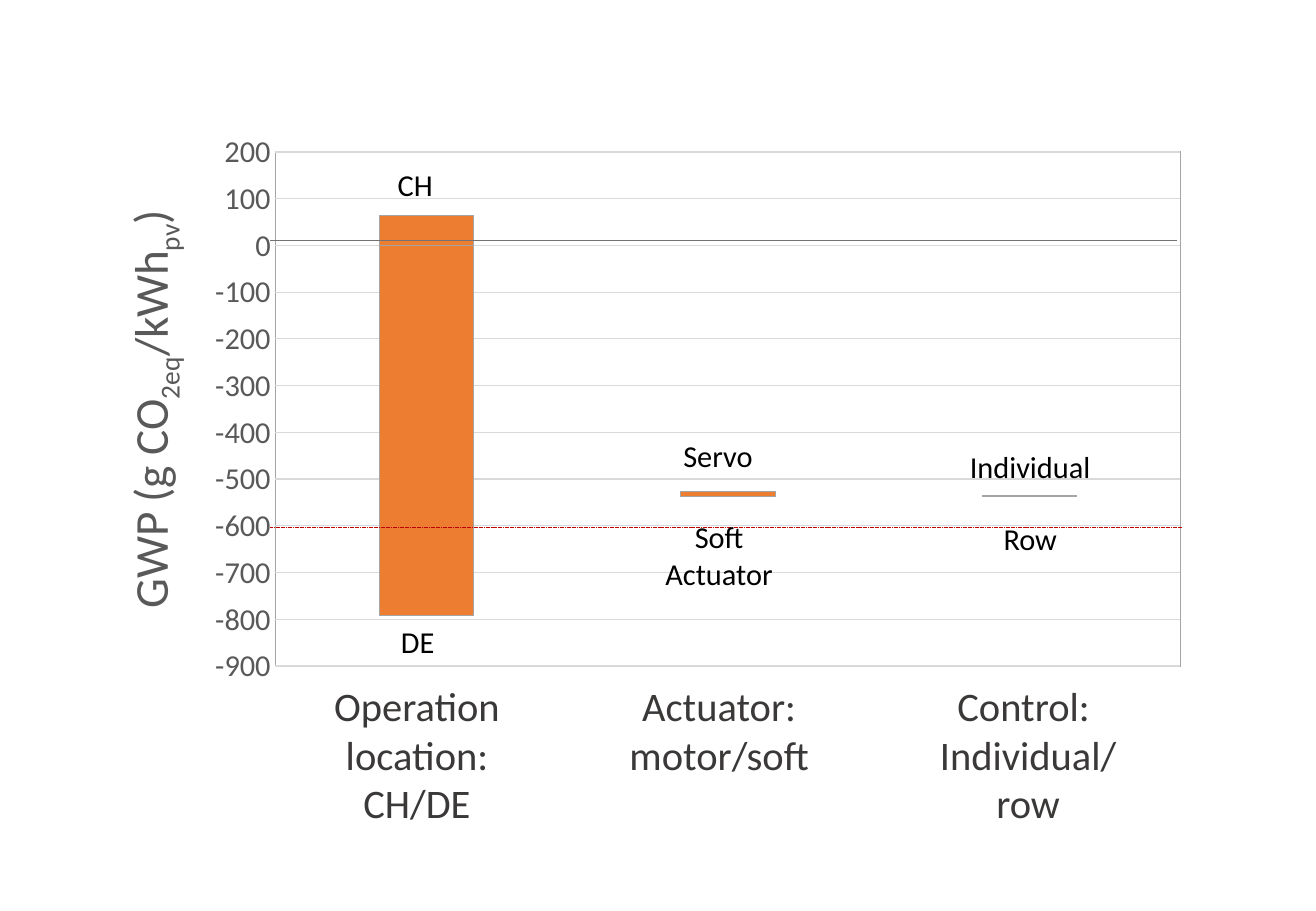
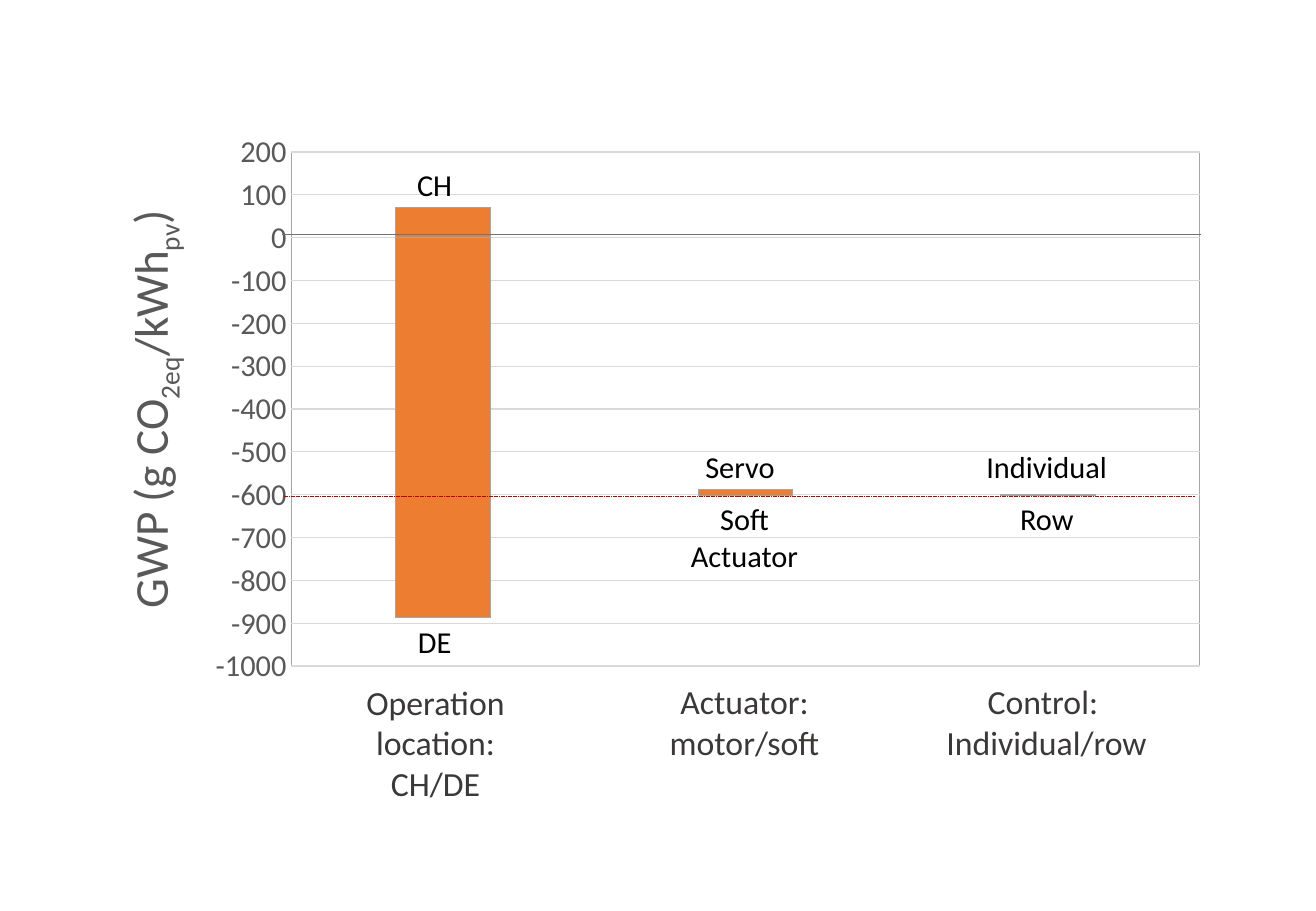
Before and after one commit to architecture-building-systems/LCA_Paper, a slide deck: slide 21 of elsarticle/Images/Thesis charts.pptx. Drawn at 1316x911 pixels with LibreOffice and Linux fonts; fonts in the diff are those of the drawing. Boxes give left, top, right and bottom in pixels: in the first picture for what was removed or moved away, otherwise in the second. Text is boxed around its words. In the diff, an @@ line names an element or a change of style, - is before the commit and + after.

Commit message:
all graphs ppt updated

```diff
--- a/elsarticle/Images/Thesis charts.pptx
+++ b/elsarticle/Images/Thesis charts.pptx
@@ column stacked chart at (96, 123, 1222, 696) @@
@@ Series 1, 1: -790 to -890 @@
@@ Series 1, 2: -530 to -590 @@
@@ Series 1, 3: -540 to -600 @@
@@ Series 2, 1: 60 to 70 @@
@@ column stacked chart: place and size @@
-column stacked chart at (96, 123, 1203, 696)
+column stacked chart at (96, 123, 1222, 696)
@@ text "CH": place and size @@
-text "CH" at (398, 176, 433, 197)
+text "CH" at (417, 176, 452, 197)
@@ line moved from (271, 241) - (1177, 241) to (283, 235) - (1201, 235) @@
@@ text "Servo": place and size @@
-text "Servo" at (683, 447, 752, 468)
+text "Servo" at (705, 458, 774, 479)
@@ text "Individual": place and size @@
-text "Individual" at (970, 457, 1090, 479)
+text "Individual" at (986, 457, 1106, 479)
@@ line moved from (271, 527) - (1182, 527) to (284, 497) - (1196, 497) @@
@@ text "Soft": place and size @@
-text "Soft" at (665, 527, 772, 586)
+text "Soft" at (691, 509, 798, 568)
@@ text "Row": place and size @@
-text "Row" at (1004, 527, 1057, 551)
+text "Row" at (1020, 510, 1073, 531)
@@ text "DE": place and size @@
-text "DE" at (401, 633, 434, 653)
+text "DE" at (418, 633, 451, 653)
@@ text "Operation location: CH/DE": place and size @@
-text "Operation location: CH/DE" at (334, 693, 500, 820)
+text "Operation location: CH/DE" at (366, 691, 504, 798)
@@ text "Actuator: motor/soft": place and size @@
-text "Actuator: motor/soft" at (629, 695, 808, 772)
+text "Actuator: motor/soft" at (670, 692, 820, 757)
@@ size 24 to 20 pt in 3 elements at (670, 692, 820, 757), (366, 691, 504, 798), (946, 690, 1146, 757) @@
```
Also in this commit, not shown: 1 other file.
